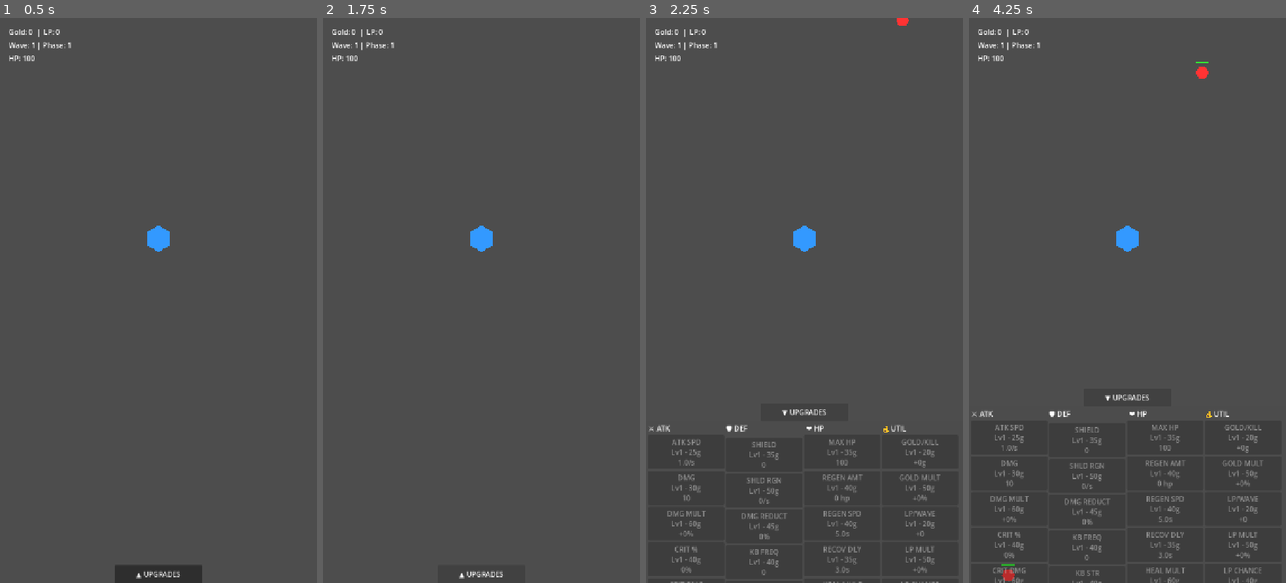
Above: before the commit, frames 1-4 (left to right).
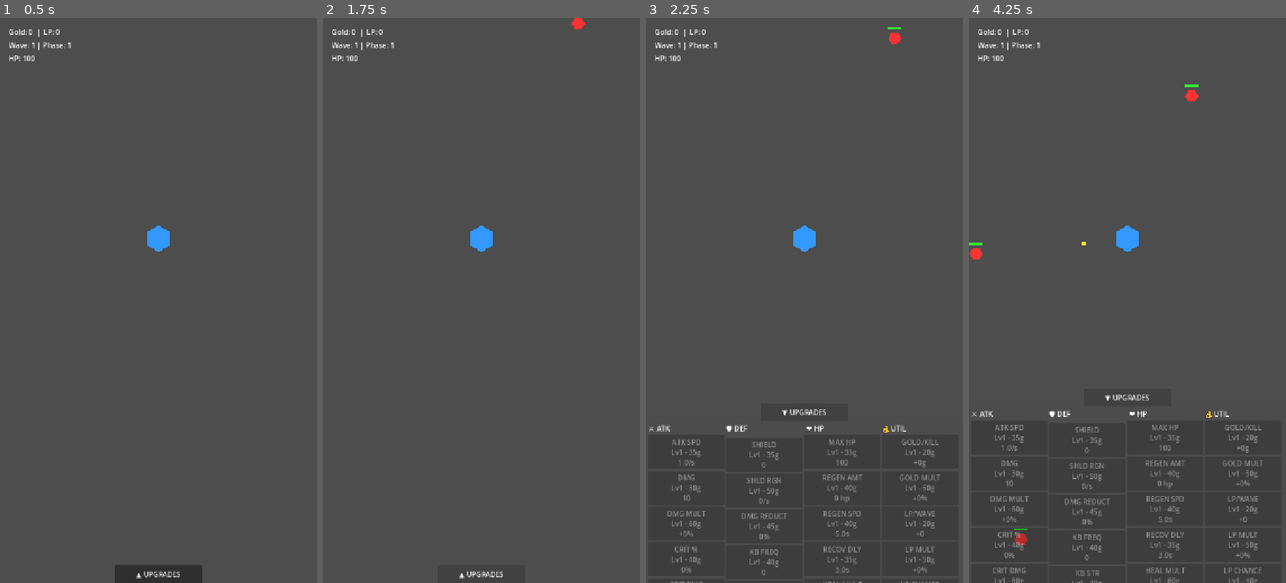
Above: after the commit, the same moments.

Repository: elydarstudio/Base_Defence
Game: Godot game, scene res://main.tscn
Two runs of this game, one before a commit and one after it. Both use one fixed random seed, a clock stepped at 60 frames per second and the inputs below.
Inputs:
- Up to frame 1 (0.5 s): no input
- Up to frame 2 (1.75 s): click "▲ UPGRADES" at 0.5 s; click "▼ UPGRADES" at 1.25 s
- Up to frame 3 (2.25 s): click "▲ UPGRADES" at 2 s
- Up to frame 4 (4.25 s): click "▼ UPGRADES" at 2.75 s; click "▲ UPGRADES" at 3.5 s

Frame 1 is identical in both runs. In frame 2, less than 0.1% of the frame differs, in the area x 78-83%, y 0-2%; in frame 3, 0.1%; in frame 4, 0.4%, in the area x 0-76%, y 7-100%.

Commit message:
difficulty tuning, boss HP bar, gold economy phase scaling, damage/atkspd rebalance

Diff:
--- a/base-defence/Scripts/boss.gd
+++ b/base-defence/Scripts/boss.gd
@@ -1,14 +1,14 @@
 extends Area2D
 
 var speed: float = 50.0
-var health: float = 300.0
+var health: float = 250.0
+var max_health: float = 250.0
 var base_node: Node2D = null
 var main_node: Node = null
-var currency_value: int = 50
 
 var attack_timer: float = 1.4
 var attack_interval: float = 2.0
-var attack_damage: float = 20.0
+var attack_damage: float = 18.0
 var attack_range: float = 45.0
 
 func _ready():
@@ -23,7 +23,7 @@
 		var angle = deg_to_rad(45 * i)
 		points.append(Vector2(cos(angle), sin(angle)) * 30)
 	poly.polygon = points
-	poly.color = Color(0.8, 0.0, 0.8)  # purple
+	poly.color = Color(0.8, 0.0, 0.8)
 
 func _process(delta):
 	if base_node == null:
@@ -38,14 +38,38 @@
 			attack_timer = 0.0
 			base_node.take_damage(attack_damage)
 			if main_node != null:
-				main_node.update_health_ui(base_node.health)
+				main_node.update_health_ui(base_node.health, base_node.shield)
+	queue_redraw()
+
+func _draw():
+	var bar_width: float = 60.0
+	var bar_height: float = 6.0
+	var offset: Vector2 = Vector2(-30, -45)
+	var pct: float = health / max_health
+
+	# Background
+	draw_rect(Rect2(offset, Vector2(bar_width, bar_height)), Color(0.2, 0.2, 0.2))
+
+	# Fill
+	var fill_color: Color
+	if pct > 0.5:
+		fill_color = Color(0.8, 0.0, 0.8)
+	elif pct > 0.25:
+		fill_color = Color(0.9, 0.5, 0.0)
+	else:
+		fill_color = Color(0.9, 0.1, 0.1)
+
+	draw_rect(Rect2(offset, Vector2(bar_width * pct, bar_height)), fill_color)
+
+	# HP text above bar
+	draw_string(ThemeDB.fallback_font, Vector2(-25, -50), str(int(health)), HORIZONTAL_ALIGNMENT_LEFT, -1, 12, Color.WHITE)
 
 func scale_to_phase(d: int):
-	var multiplier = 1.0 + (d * 0.15)
-	health = 150.0 * multiplier
-	attack_damage = 12.0 * multiplier
-	speed = min(40.0 + (d * 1.5), 100.0)
-	currency_value = int(50.0 * multiplier)
+	var multiplier = 1.0 + (d * 0.3)
+	health = 160.0 * multiplier
+	max_health = health
+	attack_damage = 20.0 * multiplier
+	speed = min(50.0 + (d * 2.0), 110.0)
 
 func take_damage(amount: float):
 	health -= amount
@@ -54,7 +78,7 @@
 
 func _die():
 	if main_node != null:
-		main_node.add_currency(currency_value)
+		main_node.add_currency(100)
 		main_node.on_boss_killed()
 	queue_free()
 
--- a/base-defence/Scripts/enemy.gd
+++ b/base-defence/Scripts/enemy.gd
@@ -60,12 +60,13 @@
 	draw_rect(Rect2(offset, Vector2(bar_width * pct, bar_height)), fill_color)
 
 func scale_to_wave(difficulty: int):
-	var multiplier = 1.0 + (difficulty * 0.15)
-	health = 8.0 * multiplier
+	var base_health = 8.0
+	var health_mult = 1.0 + (difficulty * 0.27) + (pow(difficulty, 1.4) * 0.03)
+	health = base_health * health_mult
 	max_health = health
-	attack_damage = 4.0 * (1.0 + (difficulty * 0.06))
-	speed = min(65.0 + (difficulty * 0.8), 140.0)
-	currency_value = int(5.0 * multiplier)
+	attack_damage = 7.0 * (1.0 + (difficulty * 0.11))
+	speed = min(72.0 + (difficulty * 1.1), 155.0)
+	currency_value = int(5.0 * health_mult * 1.2)
 
 func take_damage(amount: float):
 	health -= amount
@@ -76,7 +77,8 @@
 
 func _die():
 	if main_node != null:
-		main_node.add_currency(currency_value)
+		var base_gold = 2 + (main_node.phase * 3)
+		main_node.add_currency(base_gold)
 	queue_free()
 
 func setup(base: Node2D, main: Node):
--- a/base-defence/Scripts/main.gd
+++ b/base-defence/Scripts/main.gd
@@ -7,9 +7,9 @@
 
 # Spawn
 var spawn_timer: float = 0.0
-var spawn_interval: float = 1.8
+var spawn_interval: float = 1.25
 var wave_timer: float = 0.0
-var wave_duration: float = 20.0
+var wave_duration: float = 25.0
 
 # Progress
 var wave: int = 1
@@ -29,7 +29,7 @@
 
 # ── ATK stats ─────────────────────────────────
 var attack_speed_level: int = 0
-var attack_speed_cost: int = 25
+var attack_speed_cost: int = 35
 var attack_speed_max: int = 40
 
 var damage_level: int = 0
@@ -127,7 +127,7 @@
 		return
 	wave_timer += delta
 	spawn_timer += delta
-	var current_spawn_interval = max(0.4, spawn_interval - (difficulty * 0.03))
+	var current_spawn_interval = max(0.3, spawn_interval - (difficulty * 0.045))
 	if spawn_timer >= current_spawn_interval:
 		spawn_timer = 0.0
 		_spawn_enemy()
@@ -303,14 +303,14 @@
 	currency -= attack_speed_cost
 	attack_speed_level += 1
 	attack_speed_cost = int(attack_speed_cost * 1.2)
-	$Base.fire_rate += 0.15
+	$Base.fire_rate += 0.125
 	_update_ui()
 
 func _on_dmg_button_pressed():
 	if currency < damage_cost or damage_level >= damage_max: return
 	currency -= damage_cost
 	damage_level += 1
-	damage_cost = int(damage_cost * 1.15)
+	damage_cost = int(damage_cost * 1.2)
 	$Base.bullet_damage += 1.0
 	_update_ui()
 
